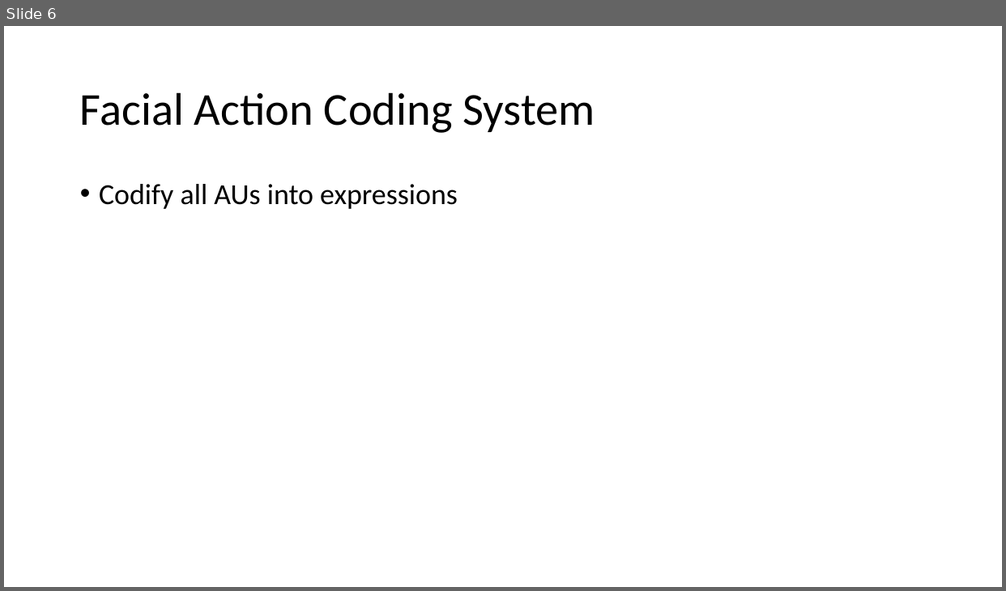
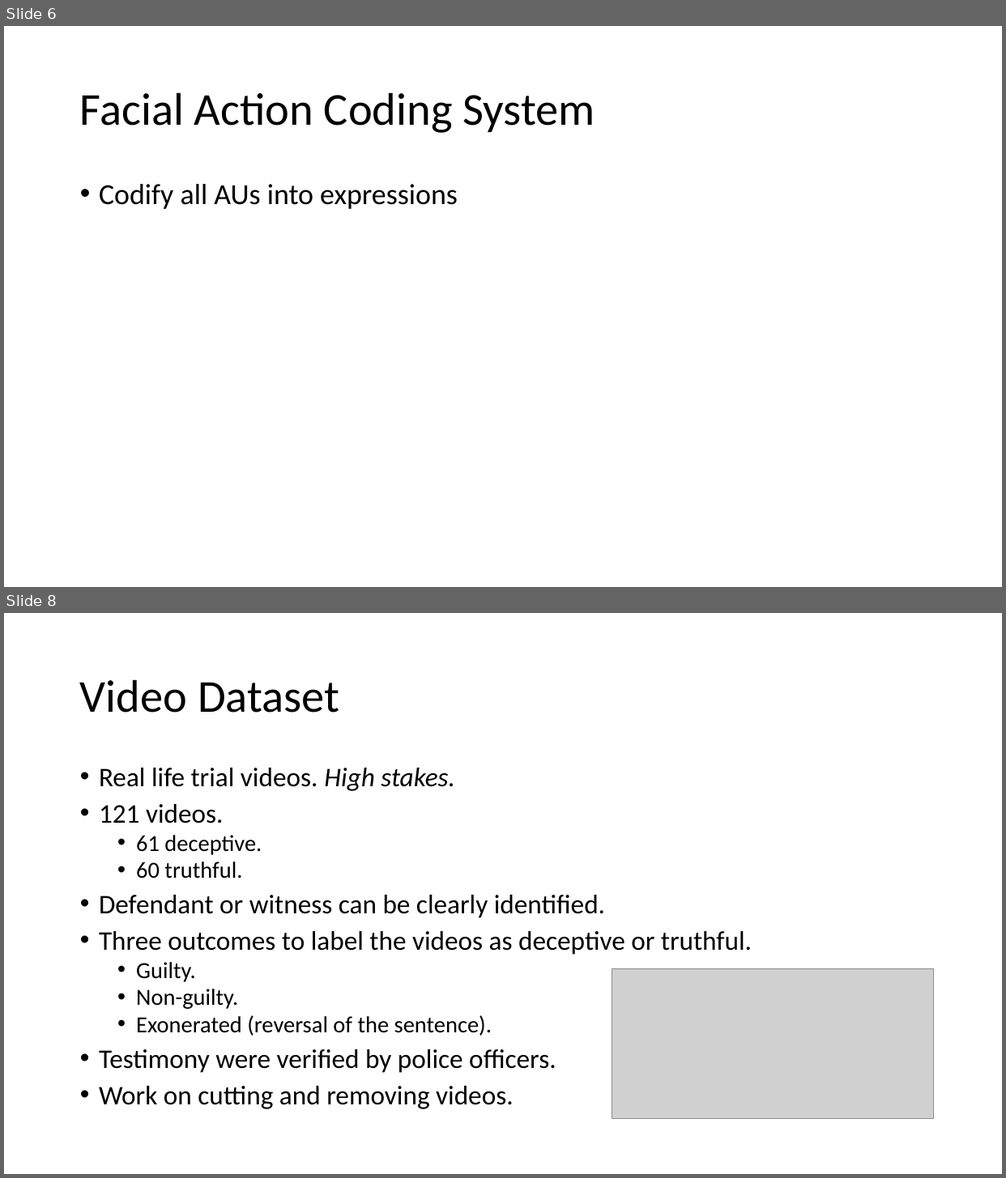
Before and after one commit to AscaL/thesis, a slide deck: Deception Detection using Facial Action Units.pptx. Shown one above the other, each under a label of ours: slide 6 before the commit, slides 6 and 8 after it; the slides between them are not shown. The pictures are 1006x591 and 1006x1178 pixels, drawn with LibreOffice and Linux fonts; fonts in the diff are those of the drawing; grey boxes stand for pictures. Boxes give left, top, right and bottom in pixels: in the first picture for what was removed or moved away, otherwise in the second. Text is boxed around its words. In the diff, an @@ line names an element or a change of style, - is before the commit and + after.

```diff
--- a/Deception Detection using Facial Action Units.pptx
+++ b/Deception Detection using Facial Action Units.pptx
@@ slide 8 added at (4, 613, 1002, 1174), background #FFFFFF @@
@@ title added at (80, 679, 339, 713), 44 pt, text #000000 @@
+Video Dataset
@@ text added at (99, 768, 752, 1110), 25.9 pt, text #000000 @@
+• Real life trial videos. High stakes.
+• 121 videos.
+  • 61 deceptive.
+  • 60 truthful.
+• Defendant or witness can be clearly identified.
+• Three outcomes to label the videos as deceptive or truthful.
+  • Guilty.
+  • Non-guilty.
+  • Exonerated (reversal of the sentence).
+• Testimony were verified by police officers.
+• Work on cutting and removing videos.
@@ picture added at (612, 969, 934, 1119) @@
```
Also in this commit, not shown: 1 slide changed, 2 other slides added, 2 other files.
